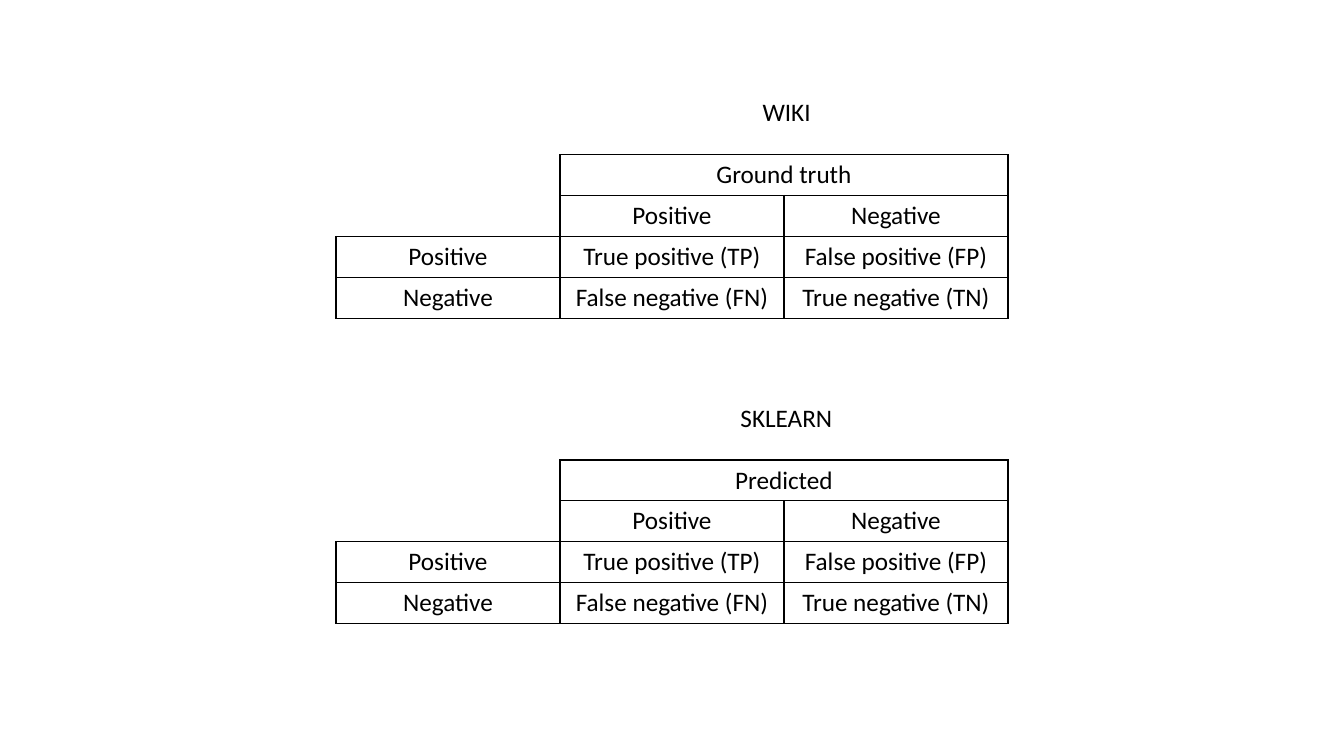
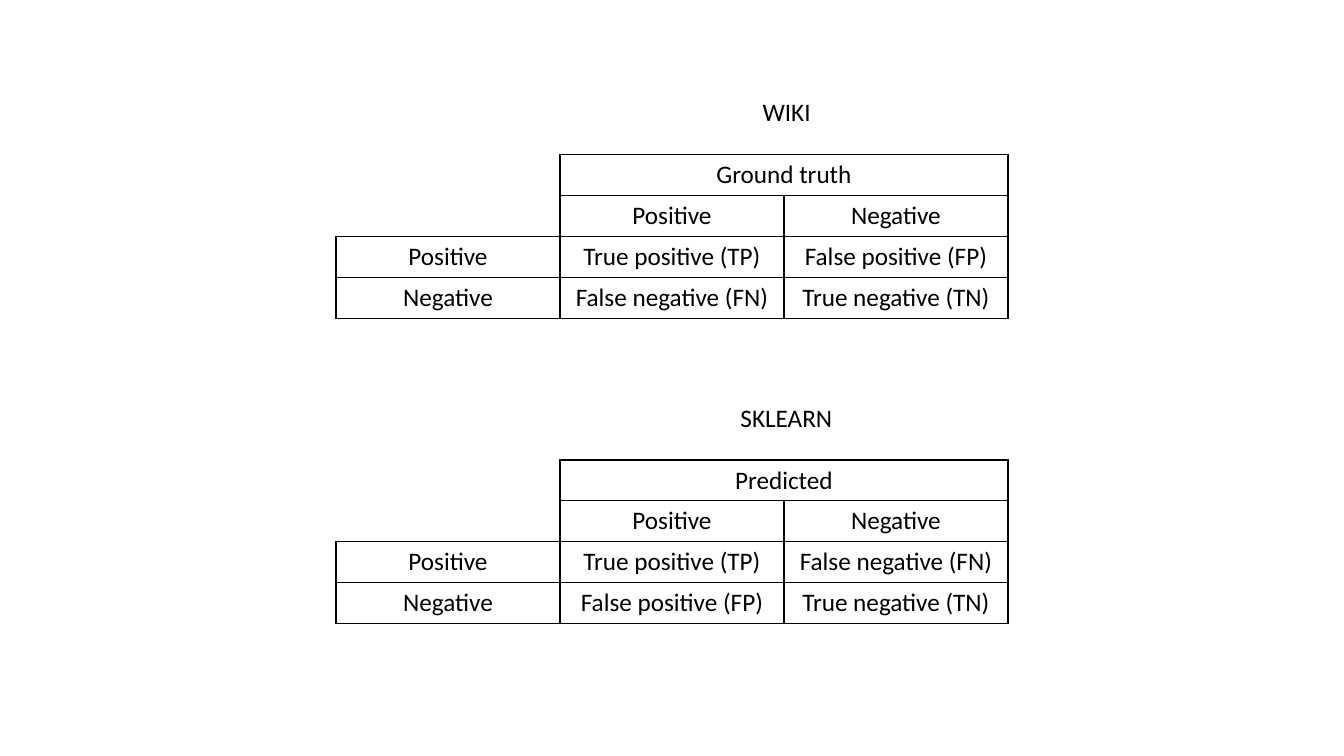
Before and after one commit to penguinwang96825/Yang-Tech-Blog, a slide deck: slide 1 of 2021/10/12/2021-10-12-blind-spot-about-sklearn-confusion-matrix/confusion_matrix.pptx. Drawn at 1344x756 pixels with LibreOffice and Linux fonts; fonts in the diff are those of the drawing. Boxes give left, top, right and bottom in pixels: in the first picture for what was removed or moved away, otherwise in the second. Text is boxed around its words. In the diff, an @@ line names an element or a change of style, - is before the commit and + after.

```diff
--- a/2021/10/12/2021-10-12-blind-spot-about-sklearn-confusion-matrix/confusion_matrix.pptx
+++ b/2021/10/12/2021-10-12-blind-spot-about-sklearn-confusion-matrix/confusion_matrix.pptx
@@ table at <box>336,460,1007,623</box> @@
-row 3, column 3: False positive (FP)
+row 3, column 3: False negative (FN)
-row 4, column 2: False negative (FN)
+row 4, column 2: False positive (FP)
```
Also in this commit, not shown: 2 other files.
